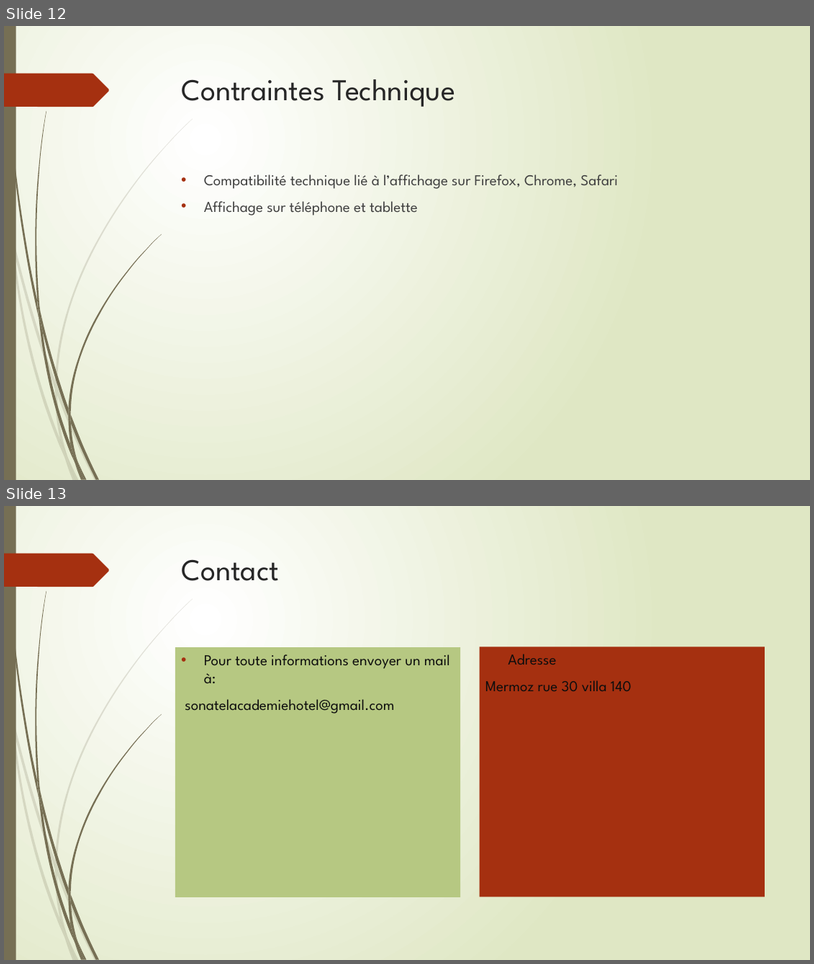
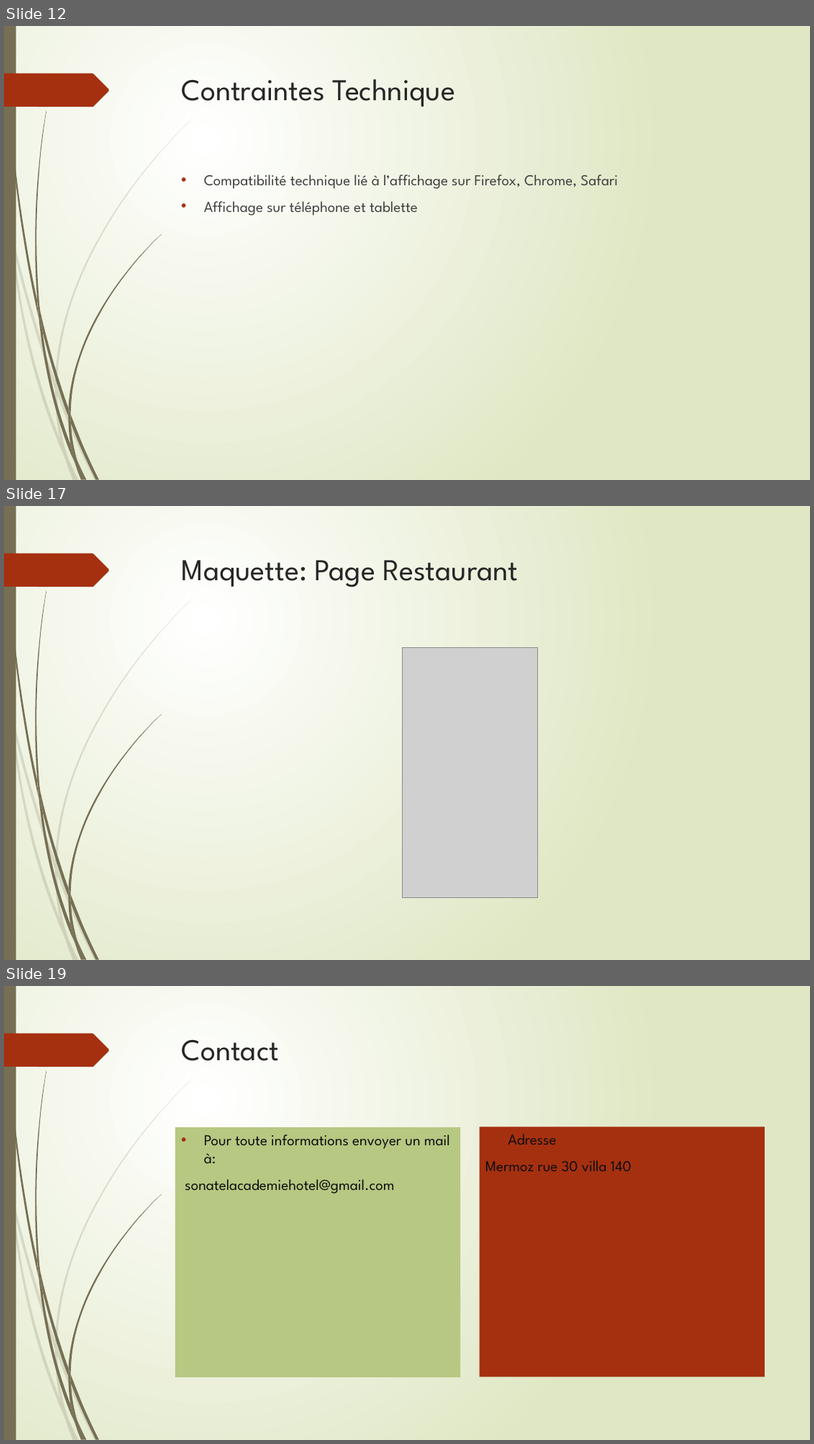
Before and after one commit to binou95diallo/projetHotelSA, a slide deck: SonatelAcademieHôtel.pptx. Shown one above the other, each under a label of ours: slides 12 and 13 before the commit, slides 12, 17 and 19 after it; the slides between them are not shown. The pictures are 814x964 and 814x1444 pixels, drawn with LibreOffice and Linux fonts; fonts in the diff are those of the drawing; grey boxes stand for pictures. Boxes give left, top, right and bottom in pixels: in the first picture for what was removed or moved away, otherwise in the second. Text is boxed around its words. In the diff, an @@ line names an element or a change of style, - is before the commit and + after.

```diff
--- a/SonatelAcademieHôtel.pptx
+++ b/SonatelAcademieHôtel.pptx
@@ slide 17 added at bbox=[4, 506, 810, 960], background gradient #FFFFFF to #DFE8C4; not listed: 24 template elements that a slide beside it also shows @@
@@ title added at bbox=[182, 560, 518, 587], 36 pt, text #262626 @@
+Maquette: Page Restaurant
@@ picture added at bbox=[403, 647, 538, 897] @@
@@ what was slide 13 is now slide 19 @@
```
Also in this commit, not shown: 4 slides changed, 5 other slides added.
